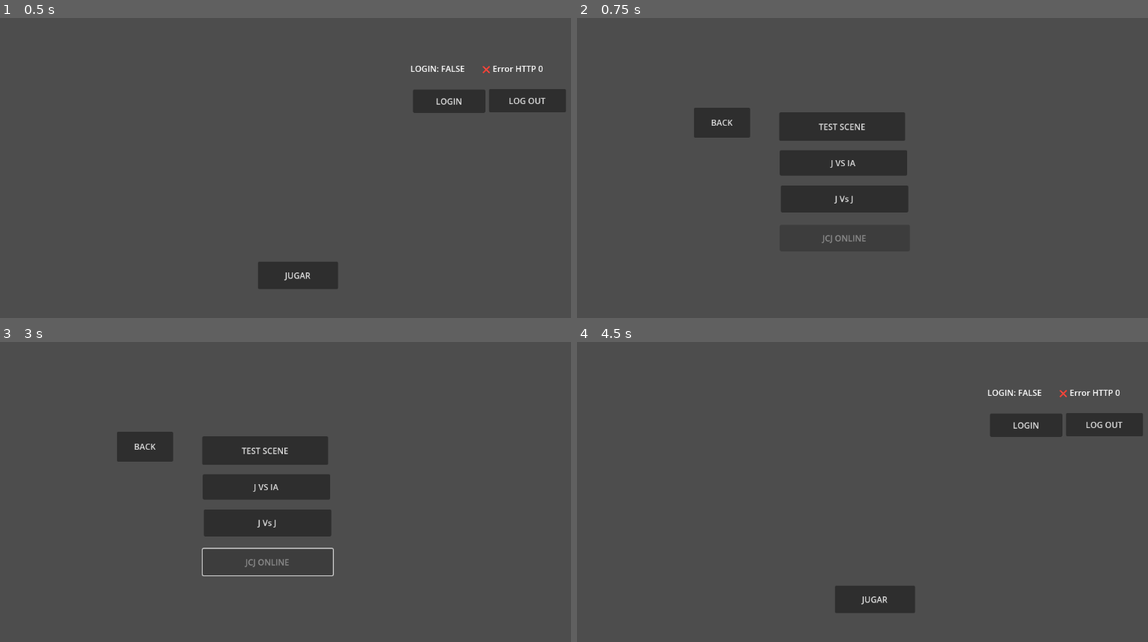
Above: before the commit, frames 1-4 (two rows, left to right).
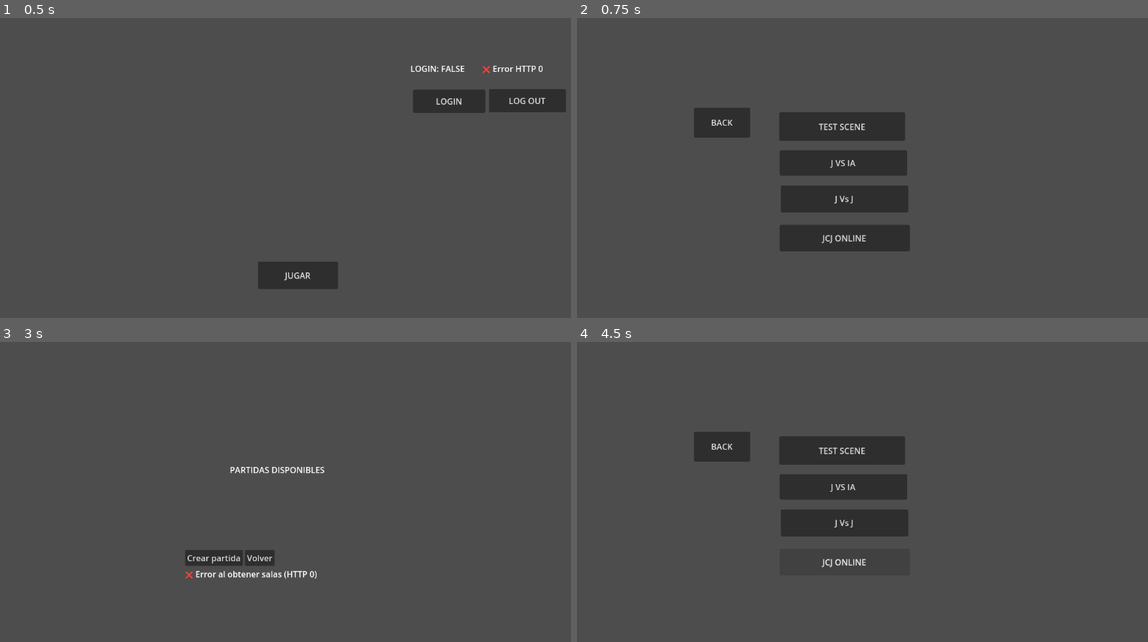
Above: after the commit, the same moments.

Repository: Juanmiinsti/Proyecto-Final
Game: Godot game, scene res://Myassets/Scenes/MainScene/Mainscene.tscn
Two runs of this game, one before a commit and one after it. Both use one fixed random seed, a clock stepped at 60 frames per second and the inputs below.
Inputs (mouse positions are in pixels of both pictures, inside the frame that each line leads up to):
- Up to frame 1 (0.5 s): no input
- Up to frame 2 (0.75 s): click "JUGAR" at 0.5 s
- Up to frame 3 (3 s): click "BACK" at 1.25 s; click "JUGAR" at 2 s; click (268, 561) at 2.75 s, where only the run after the commit has a clickable "JCJ ONLINE"
- Up to frame 4 (4.5 s): click (788, 558) at 3.5 s, where only the run after the commit has a clickable "Crear partida"; click "BACK" (after the commit: "Volver") at 4.25 s

Frame 1 is identical in both runs. In frame 2, less than 0.1% of the frame differs, in the area x 42-51%, y 72-76%; in frame 3, 7.8%; in frame 4, 10%, in the area x 20-100%, y 15-91%.

Commit message:
WebSocket y lobby

Diff:
--- a/FightBall/fightball/Myassets/Scenes/Online/JcjOnline.tscn
+++ b/FightBall/fightball/Myassets/Scenes/Online/JcjOnline.tscn
@@ -22,38 +22,38 @@
 offset_right = 818.0
 offset_bottom = 458.0
 
-[node name="LobbyListContainer" type="VBoxContainer" parent="MarginContainer"]
+[node name="MainContainer" type="VBoxContainer" parent="MarginContainer"]
 layout_mode = 2
 
-[node name="Label" type="Label" parent="MarginContainer/LobbyListContainer"]
+[node name="Label" type="Label" parent="MarginContainer/MainContainer"]
 layout_mode = 2
 text = "PARTIDAS DISPONIBLES
 "
 horizontal_alignment = 1
 
-[node name="ScrollContainer" type="ScrollContainer" parent="MarginContainer/LobbyListContainer"]
+[node name="ScrollContainer" type="ScrollContainer" parent="MarginContainer/MainContainer"]
 layout_mode = 2
 size_flags_vertical = 3
 
-[node name="VBoxContainer" type="VBoxContainer" parent="MarginContainer/LobbyListContainer/ScrollContainer"]
+[node name="LobbyList" type="VBoxContainer" parent="MarginContainer/MainContainer/ScrollContainer"]
 layout_mode = 2
 size_flags_horizontal = 3
 size_flags_vertical = 3
 
-[node name="HBoxContainer" type="HBoxContainer" parent="MarginContainer/LobbyListContainer"]
+[node name="HBoxContainer" type="HBoxContainer" parent="MarginContainer/MainContainer"]
 layout_mode = 2
 
-[node name="ButtonCreate" type="Button" parent="MarginContainer/LobbyListContainer/HBoxContainer"]
+[node name="ButtonCreate" type="Button" parent="MarginContainer/MainContainer/HBoxContainer"]
 layout_mode = 2
 text = "Crear partida"
 
-[node name="ButtonBack" type="Button" parent="MarginContainer/LobbyListContainer/HBoxContainer"]
+[node name="ButtonBack" type="Button" parent="MarginContainer/MainContainer/HBoxContainer"]
 layout_mode = 2
 text = "Volver"
 
-[node name="StatusLabel" type="Label" parent="MarginContainer/LobbyListContainer"]
+[node name="StatusLabel" type="Label" parent="MarginContainer/MainContainer"]
 layout_mode = 2
 text = "conectando al servidor"
 
-[connection signal="pressed" from="MarginContainer/LobbyListContainer/HBoxContainer/ButtonCreate" to="." method="_on_ButtonCreate_pressed"]
-[connection signal="pressed" from="MarginContainer/LobbyListContainer/HBoxContainer/ButtonBack" to="." method="_on_ButtonBack_pressed"]
+[connection signal="pressed" from="MarginContainer/MainContainer/HBoxContainer/ButtonCreate" to="." method="_on_ButtonCreate_pressed"]
+[connection signal="pressed" from="MarginContainer/MainContainer/HBoxContainer/ButtonBack" to="." method="_on_ButtonBack_pressed"]
--- a/FightBall/fightball/Myassets/Scenes/Online/jcj_online.gd
+++ b/FightBall/fightball/Myassets/Scenes/Online/jcj_online.gd
@@ -1,39 +1,117 @@
 extends Control
 
-@onready var lobby_list = $MarginContainer/LobbyListContainer
-@onready var button_create = $MarginContainer/LobbyListContainer/HBoxContainer/ButtonCreate
-@onready var button_back = $MarginContainer/LobbyListContainer/HBoxContainer/ButtonBack
-@onready var status_label = $MarginContainer/LobbyListContainer/StatusLabel
+# Nodos de la UI
+@onready var lobby_list = $MarginContainer/MainContainer/ScrollContainer/LobbyList
+@onready var button_create = $MarginContainer/MainContainer/HBoxContainer/ButtonCreate
+@onready var button_back = $MarginContainer/MainContainer/HBoxContainer/ButtonBack
+@onready var status_label = $MarginContainer/MainContainer/StatusLabel
+
+var http := HTTPRequest.new()
 
 func _ready():
-	set_meta("scene_path", "res://Myassets/Scenes/JCJOnline/LobbyScene.tscn")
-
+	# Configuración inicial
+	set_meta("scene_path", "res://Myassets/Scenes/Online/jcj_room_scene.tscn")
+	add_child(http)
 	status_label.text = "🔌 Conectando al servidor..."
 
-	# Lógica temporal de prueba para mostrar partidas falsas
-	await get_tree().create_timer(1.0).timeout
-	populate_dummy_lobbies()
+	# Conexión de señales
+	http.request_completed.connect(_on_lobby_list_received)
 
-func populate_dummy_lobbies():
-	 # Limpia anteriores si hay
+	# Solicitar lista de salas
+	var headers = ["Accept: application/json", "Authorization: Bearer " + PlayerInfo.userKey]
+	var error = http.request("http://localhost:8080/api/lobbies", headers)
 
-	for i in range(3):
-		var btn = Button.new()
-		btn.text = "Sala #" + str(i + 1)
-		btn.size_flags_horizontal = Control.SIZE_EXPAND_FILL
-		btn.pressed.connect(func():
-			print("🔗 Intentando unirse a Sala #", i + 1)
-			status_label.text = "⏳ Uniéndose a Sala #" + str(i + 1) + "..."
-		)
-		lobby_list.add_child(btn)
+	if error != OK:
+		status_label.text = "❌ Error en la petición: %d" % error
+		print("❌ HTTPRequest error:", error)
 
-	status_label.text = "✅ Conectado. Selecciona una partida o crea una nueva."
+# Procesa la respuesta del servidor con la lista de salas
+func _on_lobby_list_received(result: int, response_code: int, headers: PackedStringArray, body: PackedByteArray):
+	http.queue_free()
 
+	if response_code != 200:
+		status_label.text = "❌ Error al obtener salas (HTTP %d)" % response_code
+		return
+
+	var json_text = body.get_string_from_utf8()
+	var parsed = JSON.parse_string(json_text)
+
+	if parsed is Array:
+		clear_lobby_list()
+
+		for room in parsed:
+			var btn = Button.new()
+			var name = room.get("name", "Sala")
+			var players = room.get("players", 0)
+			var capacity = room.get("capacity", 2)
+			var room_id = room.get("id", -1)
+
+			# Configurar botón de sala
+			btn.text = "%s (%d/%d jugadores)" % [name, players, capacity]
+			btn.size_flags_horizontal = Control.SIZE_EXPAND_FILL
+
+			# Conectar señal para unirse a sala
+			btn.pressed.connect(func():
+				if players >= capacity:
+					status_label.text = "🚫 Sala '%s' está llena." % name
+					return
+
+				status_label.text = "⏳ Uniéndose a sala: %s..." % name
+				join_room(room_id)
+			)
+
+			lobby_list.add_child(btn)
+
+		status_label.text = "✅ %d salas encontradas." % parsed.size()
+	else:
+		status_label.text = "⚠️ Respuesta malformada"
+
+# Limpia la lista de salas
+func clear_lobby_list():
+	for child in lobby_list.get_children():
+		lobby_list.remove_child(child)
+		child.queue_free()
+
+# Crea una nueva sala
 func _on_ButtonCreate_pressed():
-	print("🎮 Creando nueva partida...")
-	status_label.text = "🛠️ Creando sala y esperando oponente..."
+	status_label.text = "🛠️ Creando sala..."
 
-	# Aquí luego conectás con WebSocket o backend para crear la sala
+	var http_create = HTTPRequest.new()
+	add_child(http_create)
 
+	http_create.request_completed.connect(func(_result, response_code, _headers, body):
+		http_create.queue_free()
+		if response_code == 201:
+			var room = JSON.parse_string(body.get_string_from_utf8())
+			status_label.text = "🟢 Sala '%s' creada. Esperando oponente..." % room["name"]
+			join_room(room["id"])
+		else:
+			status_label.text = "❌ Error al crear sala"
+	)
+
+	# Datos para crear la sala
+	var data = {
+		"name": "Sala de " + PlayerInfo.userName,
+		"players": 1,
+		"capacity": 2
+	}
+
+	var error = http_create.request(
+		"http://localhost:8080/api/lobbies",
+		["Content-Type: application/json"],
+		HTTPClient.METHOD_POST,
+		JSON.stringify(data)
+	)
+
+	if error != OK:
+		status_label.text = "❌ Error al enviar solicitud"
+
+# Función para unirse a una sala (via WebSocket)
+func join_room(room_id: int):
+	# Guardar el ID de sala para usar en la escena de room
+	PlayerInfo.current_room_id = room_id
+	SceneManager.go_to("res://Myassets/Scenes/Online/jcj_room_scene.tscn")
+
+# Volver al menú anterior
 func _on_ButtonBack_pressed():
 	SceneManager.go_back()
--- /dev/null
+++ b/FightBall/fightball/Myassets/Scenes/Online/jcj_room_scene.gd
@@ -0,0 +1,105 @@
+extends Control
+
+# Nodos de la UI
+@onready var player1_status = $VBoxContainer/Player1Status
+@onready var player2_status = $VBoxContainer/Player2Status
+@onready var ready_button = $ReadyButton
+@onready var status_label = $StatusLabel
+
+# Variables de conexión
+var is_ready = false
+var websocket := WebSocketPeer.new()
+var is_connected := false
+
+func _ready():
+	# Configuración inicial
+	set_meta("scene_path", "res://Myassets/Scenes/JCJOnline/JCjRoomScene.tscn")
+	status_label.text = "🔌 Conectando a sala..."
+
+	# Conectar al servidor WebSocket
+	connect_to_server()
+
+# Intenta conectar al servidor WebSocket
+func connect_to_server():
+	# Configurar headers de autenticación
+	var options = PackedStringArray()
+	options.append("Authorization: Bearer %s" % PlayerInfo.userKey)
+	websocket.set_handshake_headers(options)
+
+	# URL de conexión (sin ruta específica)
+	var url = "ws://localhost:8080/ws-godot"
+	var error = websocket.connect_to_url(url)
+
+	if error != OK:
+		status_label.text = "❌ Error al conectar"
+		print("Error conectando WebSocket:", error)
+
+func _process(_delta):
+	websocket.poll()
+
+	# Manejar conexión establecida
+	if websocket.get_ready_state() == WebSocketPeer.STATE_OPEN and not is_connected:
+		is_connected = true
+		status_label.text = "✅ Conectado a la sala"
+		# Enviar mensaje de unión después de conectar
+		send_message({
+			"type": "join_room",
+			"user_id": str(PlayerInfo.userID),
+			"room_id": str(PlayerInfo.current_room_id)
+		})
+
+	# Procesar mensajes recibidos
+	while websocket.get_available_packet_count() > 0:
+		var packet = websocket.get_packet().get_string_from_utf8()
+		handle_message(packet)
+
+# Envía un mensaje al servidor
+func send_message(data: Dictionary):
+	var json = JSON.stringify(data)
+	websocket.put_packet(json.to_utf8_buffer())
+
+# Procesa mensajes recibidos del servidor
+func handle_message(msg: String):
+	var parsed = JSON.parse_string(msg)
+	if typeof(parsed) != TYPE_DICTIONARY:
+		print("⚠️ JSON inválido:", msg)
+		return
+
+	match parsed.get("type", ""):
+		"player_joined":
+			update_player_status(parsed["user_id"], false)
+		"player_ready":
+			update_player_status(parsed["user_id"], true)
+		"both_ready":
+			start_character_selection()
+		"error":
+			show_error(parsed.get("message", "Error desconocido"))
+
+# Actualiza el estado de un jugador
+func update_player_status(user_id: String, is_ready: bool):
+	if user_id != str(PlayerInfo.userID):
+		player2_status.text = "Jugador 2: %s" % ["¡Listo ✅!" if is_ready else "Conectado ✅"]
+	else:
+		player1_status.text = "Jugador 1: %s" % ["¡Listo ✅!" if is_ready else "Conectado ✅"]
+
+# Muestra errores al usuario
+func show_error(message: String):
+	status_label.text = "❌ Error: " + message
+	# Opcional: Habilitar botón de reintento
+
+# Inicia la selección de personaje
+func start_character_selection():
+	status_label.text = "🚀 Ambos jugadores listos. Cargando selección de personaje..."
+	await get_tree().create_timer(1.5).timeout
+	SceneManager.go_to("res://Myassets/Scenes/CharacterSelection/Character_Selection.tscn")
+
+# Botón para marcarse como listo
+func _on_ReadyButton_pressed():
+	if not is_ready:
+		is_ready = true
+		send_message({
+			"type": "player_ready",
+			"user_id": str(PlayerInfo.userID),
+			"room_id": str(PlayerInfo.current_room_id)
+		})
+		ready_button.disabled = true
--- /dev/null
+++ b/FightBall/fightball/Myassets/Scenes/Online/jcj_room_scene.tscn
@@ -0,0 +1,57 @@
+[gd_scene load_steps=2 format=3 uid="uid://b7wyn01aqwo0m"]
+
+[ext_resource type="Script" path="res://Myassets/Scenes/Online/jcj_room_scene.gd" id="1_xfpdl"]
+
+[node name="JcjRoomScene" type="Control"]
+layout_mode = 3
+anchors_preset = 15
+anchor_right = 1.0
+anchor_bottom = 1.0
+offset_left = 4.0
+offset_top = 50.0
+offset_right = 4.0
+offset_bottom = 50.0
+grow_horizontal = 2
+grow_vertical = 2
+script = ExtResource("1_xfpdl")
+
+[node name="TitleLabel" type="Label" parent="."]
+layout_mode = 0
+offset_left = 502.0
+offset_top = 89.0
+offset_right = 692.0
+offset_bottom = 133.0
+text = "sala de espera"
+
+[node name="Camera2D" type="Camera2D" parent="."]
+position = Vector2(557, 261)
+
+[node name="VBoxContainer" type="VBoxContainer" parent="."]
+layout_mode = 0
+offset_left = 372.0
+offset_top = 173.0
+offset_right = 665.0
+offset_bottom = 282.0
+
+[node name="Player1Status" type="Label" parent="VBoxContainer"]
+layout_mode = 2
+text = "Jugador 1: esperando"
+
+[node name="Player2Status" type="Label" parent="VBoxContainer"]
+layout_mode = 2
+text = "Jugador 2: esperando"
+
+[node name="ReadyButton" type="Button" parent="."]
+layout_mode = 0
+offset_left = 407.0
+offset_top = 333.0
+offset_right = 540.0
+offset_bottom = 392.0
+text = "Listo"
+
+[node name="StatusLabel" type="Label" parent="."]
+layout_mode = 0
+offset_right = 40.0
+offset_bottom = 23.0
+
+[connection signal="pressed" from="ReadyButton" to="." method="_on_ReadyButton_pressed"]
--- a/FightBall/fightball/Myassets/Scenes/modeSelectorScene/mode_selector.gd
+++ b/FightBall/fightball/Myassets/Scenes/modeSelectorScene/mode_selector.gd
@@ -9,11 +9,11 @@
 func _ready() -> void:
 	set_meta("scene_path", "res://Myassets/Scenes/modeSelectorScene/modeSelector.tscn")
 # ✅ Habilita o desactiva el botón según si el usuario está logueado
-	if PlayerInfo.userID > 0 and PlayerInfo.status:
-		button_online.disabled = false
-	else:
-		button_online.disabled = true
-		print("⚠️ Usuario no logueado, botón JCJ Online deshabilitado")
+	#if PlayerInfo.userID > 0 and PlayerInfo.status:
+	#	button_online.disabled = false
+	#else:
+	#	button_online.disabled = true
+	#	print("⚠️ Usuario no logueado, botón JCJ Online deshabilitado")
 
 
 # Llamado cada cuadro.
--- a/FightBall/fightball/PlayerInfo.gd
+++ b/FightBall/fightball/PlayerInfo.gd
@@ -7,6 +7,9 @@
 var userPassword: String = ""
 var userID: int = 0  # ✅ Nuevo campo
 var status: bool = false
+var current_room_id: int = -1
+
+
 func load_user_data():
 	var path = "user://user_login_data.save"
 	if FileAccess.file_exists(path):
Not shown, changed: Database/proyectoFinal/pom.xml
Not shown, added: Database/proyectoFinal/src/main/java/com/example/proyectoFinal/Entity/Room.java
Not shown, added: Database/proyectoFinal/src/main/java/com/example/proyectoFinal/Message/ReadyMessage.java
Not shown, added: Database/proyectoFinal/src/main/java/com/example/proyectoFinal/Message/RoomJoinMessage.java
Not shown, added: Database/proyectoFinal/src/main/java/com/example/proyectoFinal/Message/RoomStatusMessage.java
Not shown, added: Database/proyectoFinal/src/main/java/com/example/proyectoFinal/config/WebSocketConfig.java
Not shown, changed: Database/proyectoFinal/src/main/java/com/example/proyectoFinal/config/security/SecurityConfig.java
Not shown, added: Database/proyectoFinal/src/main/java/com/example/proyectoFinal/controller/RoomController.java
Not shown, added: Database/proyectoFinal/src/main/java/com/example/proyectoFinal/controller/RoomWebSocketController.java
Not shown, added: Database/proyectoFinal/src/main/java/com/example/proyectoFinal/dto/Room/CreateRoomDTO.java
Not shown, added: Database/proyectoFinal/src/main/java/com/example/proyectoFinal/dto/Room/RoomDTO.java
Not shown, added: Database/proyectoFinal/src/main/java/com/example/proyectoFinal/repository/IRoomRepository.java
(and 4 more such lines)
